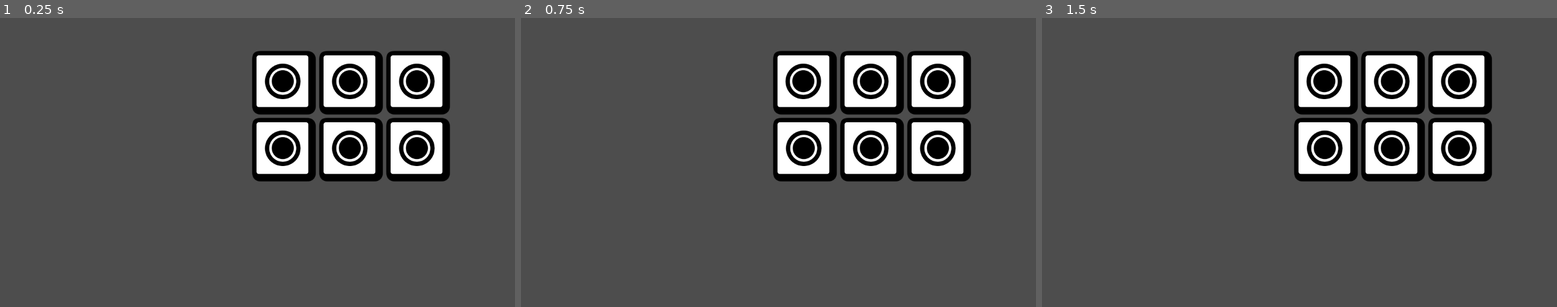
Above: before the commit, frames 1-3 (left to right).
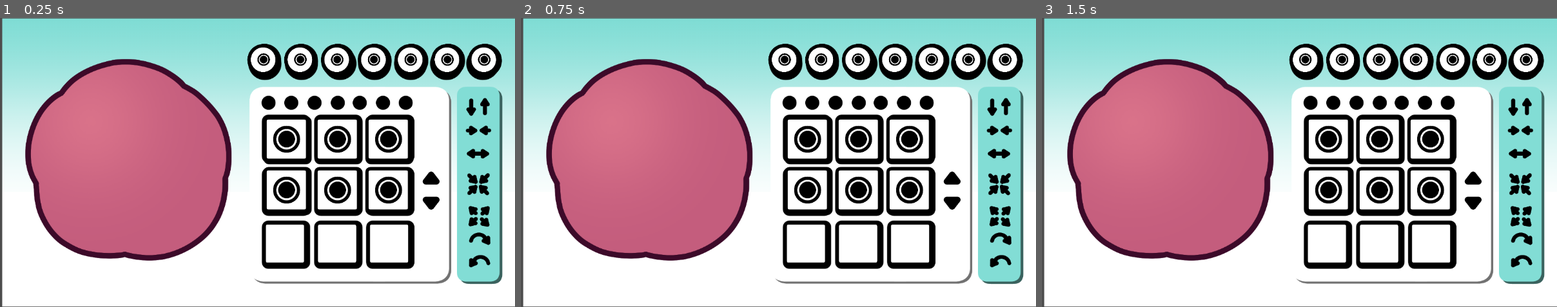
Above: after the commit, the same moments.

Repository: MoaOrLess/FloofMaker
Game: Godot game, scene res://SCENES/learning_2.tscn
The game is run twice, just before and just after one commit, with the same random seed, the same clock (stepped at 60 frames per second) and the same inputs. This scene is started directly instead of the project's main scene.
Inputs (mouse positions are in pixels of both pictures, inside the frame that each line leads up to):
- Up to frame 1 (0.25 s): no input
- Up to frame 2 (0.75 s): click (804, 81) at 0.52 s
- Up to frame 3 (1.5 s): click (1304, 61) at 1.27 s

The runs differ from the first frame. In frame 1, 93% of the frame differs, in the area x 0-100%, y 0-100%; in frame 2, 93%; in frame 3, 93%.

Commit message:
art round buttons and icons imported

Diff:
--- a/SCENES/Button_prefab_1.tscn
+++ b/SCENES/Button_prefab_1.tscn
@@ -11,6 +11,7 @@
 script = ExtResource("1_ve7tg")
 
 [node name="OptionButton" type="TextureButton" parent="."]
+layout_mode = 0
 offset_right = 135.0
 offset_bottom = 135.0
 texture_normal = ExtResource("1_svggt")
--- /dev/null
+++ b/SCENES/Button_prefab_2.tscn
@@ -0,0 +1,27 @@
+[gd_scene load_steps=5 format=3 uid="uid://b0etfrqq8vd2q"]
+
+[ext_resource type="Script" path="res://SCENES/button_prefab_2.gd" id="1_p4tqh"]
+[ext_resource type="Texture2D" uid="uid://by140ghgjifkr" path="res://ART/Round Button Off.png" id="2_w7j8t"]
+[ext_resource type="Texture2D" uid="uid://buhgsv216h2ae" path="res://ART/Round Button On.png" id="3_ui6k6"]
+[ext_resource type="Texture2D" uid="uid://m10updmwr6rc" path="res://ART/Eye Stare.png" id="4_uy2wb"]
+
+[node name="CategoryButtonPrefab" type="Control"]
+layout_mode = 3
+anchors_preset = 0
+script = ExtResource("1_p4tqh")
+
+[node name="CategoryButton" type="TextureButton" parent="."]
+layout_mode = 0
+offset_right = 135.0
+offset_bottom = 135.0
+texture_normal = ExtResource("2_w7j8t")
+texture_pressed = ExtResource("3_ui6k6")
+
+[node name="CategorySprite" type="Sprite2D" parent="CategoryButton"]
+position = Vector2(145, 143)
+scale = Vector2(0.5, 0.5)
+texture = ExtResource("4_uy2wb")
+
+[connection signal="button_down" from="CategoryButton" to="." method="_on_option_button_button_down"]
+[connection signal="button_up" from="CategoryButton" to="." method="_on_option_button_button_up"]
+[connection signal="pressed" from="CategoryButton" to="." method="_on_option_button_pressed"]
--- /dev/null
+++ b/SCENES/button_prefab_2.gd
@@ -0,0 +1,26 @@
+extends Control
+
+
+var pos_offset = Vector2(10,10)
+var base_pos = Vector2(143,143)
+@onready var category_sprite: Sprite2D = $CategoryButton/CategorySprite
+
+
+func _ready() -> void:
+	pass
+
+
+# Called every frame. 'delta' is the elapsed time since the previous frame.
+func _process(delta: float) -> void:
+	print(category_sprite.position)
+
+
+func _on_option_button_pressed() -> void:
+	pass
+
+func _on_option_button_button_up() -> void:
+	category_sprite.position = base_pos
+
+
+func _on_option_button_button_down() -> void:
+	category_sprite.position = base_pos + pos_offset
--- a/SCENES/learning_2.tscn
+++ b/SCENES/learning_2.tscn
@@ -1,10 +1,17 @@
-[gd_scene load_steps=2 format=3 uid="uid://bg6edh5d7u0v"]
+[gd_scene load_steps=4 format=3 uid="uid://bg6edh5d7u0v"]
 
 [ext_resource type="PackedScene" uid="uid://bp5lkyhj64drb" path="res://SCENES/Button_prefab_1.tscn" id="1_0q5wf"]
+[ext_resource type="Texture2D" uid="uid://iu7mkhq8etxx" path="res://ART/UI LOOK.png" id="1_ny5bw"]
+[ext_resource type="PackedScene" uid="uid://b0etfrqq8vd2q" path="res://SCENES/Button_prefab_2.tscn" id="3_cllmi"]
 
 [node name="learning_2" type="Control"]
 layout_mode = 3
 anchors_preset = 0
+
+[node name="UiLook" type="Sprite2D" parent="."]
+position = Vector2(579.222, 324)
+scale = Vector2(0.598148, 0.598148)
+texture = ExtResource("1_ny5bw")
 
 [node name="UI" type="Control" parent="."]
 layout_mode = 3
@@ -14,11 +21,11 @@
 
 [node name="GridContainer" type="GridContainer" parent="UI"]
 layout_mode = 0
-offset_left = 560.0
-offset_top = 70.0
-offset_right = 1564.0
-offset_bottom = 1062.0
-scale = Vector2(0.5, 0.5)
+offset_left = 586.0
+offset_top = 217.0
+offset_right = 1590.0
+offset_bottom = 1209.0
+scale = Vector2(0.38, 0.38)
 theme_override_constants/h_separation = 300
 theme_override_constants/v_separation = 300
 columns = 3
@@ -52,3 +59,33 @@
 layout_direction = 2
 layout_mode = 2
 size_flags_stretch_ratio = 6.95
+
+[node name="HBoxContainer" type="HBoxContainer" parent="UI"]
+layout_mode = 0
+offset_left = 539.0
+offset_top = 43.0
+offset_right = 639.0
+offset_bottom = 83.0
+scale = Vector2(0.35, 0.35)
+theme_override_constants/separation = 235
+
+[node name="CategoryButtonPrefab" parent="UI/HBoxContainer" instance=ExtResource("3_cllmi")]
+layout_mode = 2
+
+[node name="CategoryButtonPrefab2" parent="UI/HBoxContainer" instance=ExtResource("3_cllmi")]
+layout_mode = 2
+
+[node name="CategoryButtonPrefab3" parent="UI/HBoxContainer" instance=ExtResource("3_cllmi")]
+layout_mode = 2
+
+[node name="CategoryButtonPrefab4" parent="UI/HBoxContainer" instance=ExtResource("3_cllmi")]
+layout_mode = 2
+
+[node name="CategoryButtonPrefab5" parent="UI/HBoxContainer" instance=ExtResource("3_cllmi")]
+layout_mode = 2
+
+[node name="CategoryButtonPrefab6" parent="UI/HBoxContainer" instance=ExtResource("3_cllmi")]
+layout_mode = 2
+
+[node name="CategoryButtonPrefab7" parent="UI/HBoxContainer" instance=ExtResource("3_cllmi")]
+layout_mode = 2
--- /dev/null
+++ b/SCENES/round_button_prefab.tscn
@@ -0,0 +1,17 @@
+[gd_scene load_steps=2 format=3 uid="uid://cgi1nku6pflsk"]
+
+[ext_resource type="Texture2D" uid="uid://dgoi5frckq4vt" path="res://ART/Button A.png" id="1_bg1kg"]
+
+[node name="ButtonPrefab" type="Node2D"]
+
+[node name="Button" type="Button" parent="."]
+offset_right = 8.0
+offset_bottom = 8.0
+icon = ExtResource("1_bg1kg")
+
+[node name="FloofTexture" type="TextureRect" parent="Button"]
+layout_mode = 0
+offset_left = 48.0
+offset_top = 43.0
+offset_right = 239.0
+offset_bottom = 234.0
Binary file added: ART/Arrow Grow.png
Not shown, added: ART/Arrow Grow.png.import
Binary file added: ART/Arrow In.png
Not shown, added: ART/Arrow In.png.import
Binary file added: ART/Arrow Out.png
Not shown, added: ART/Arrow Out.png.import
Binary file added: ART/Arrow Rotate.png
Not shown, added: ART/Arrow Rotate.png.import
Binary file added: ART/Arrow Shrink.png
Not shown, added: ART/Arrow Shrink.png.import
Binary file added: ART/Arrow Up.png
Not shown, added: ART/Arrow Up.png.import
(and 10 more such lines)
